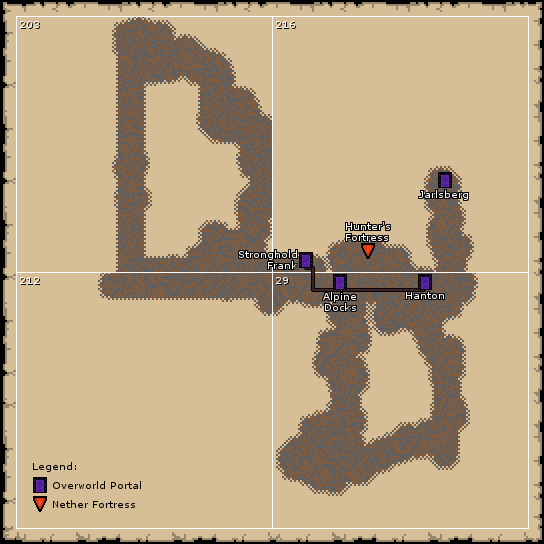
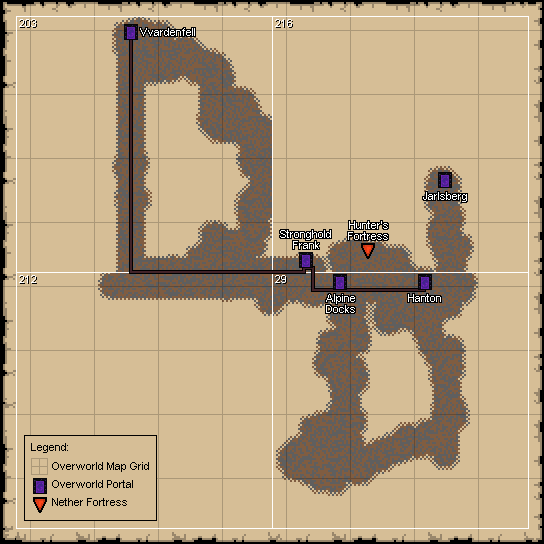
Layered file, before and after one edit (544 x 544). Changes by layer:
painted on "Legend/Icons" over [31, 458, 48, 513]
removed group "Legend/Text" (2 layers) from group "Legend" over [33, 462, 141, 508]
renamed "Legend:" to "Legend/Title", moved it into group "Legend", painted on it over [31, 443, 76, 472]
renamed "Overworld Portal ..." to "Legend/Labels", moved it into group "Legend", painted on it over [52, 462, 149, 508]
added layer "Legend/Background" in group "Legend" over [24, 435, 157, 521]
added layer "Vvardenfell" in group "Labels/Text" over [140, 28, 195, 36]
painted on "Hunter's ..." over [346, 221, 390, 241]
painted on "Jarlsberg" over [419, 190, 468, 202]
painted on "Stronghold ..." over [239, 230, 331, 269]
painted on "Alpine ..." over [323, 292, 356, 313]
painted on "Hanton" over [406, 292, 444, 302]
painted on "Labels/Shadow" over [139, 27, 469, 314]
painted on "Points" over [124, 24, 138, 40]
painted on "Lines" over [129, 39, 426, 292]
painted on "29" over [275, 275, 288, 284]
painted on "203" over [19, 19, 39, 28]
painted on "212" over [19, 275, 39, 284]
painted on "216" over [275, 19, 295, 28]
painted on "Map Numbers/Shadow" over [20, 20, 296, 285]
added layer "Overworld Map Grid" (20%) in group "Base" over [3, 2, 542, 542]
